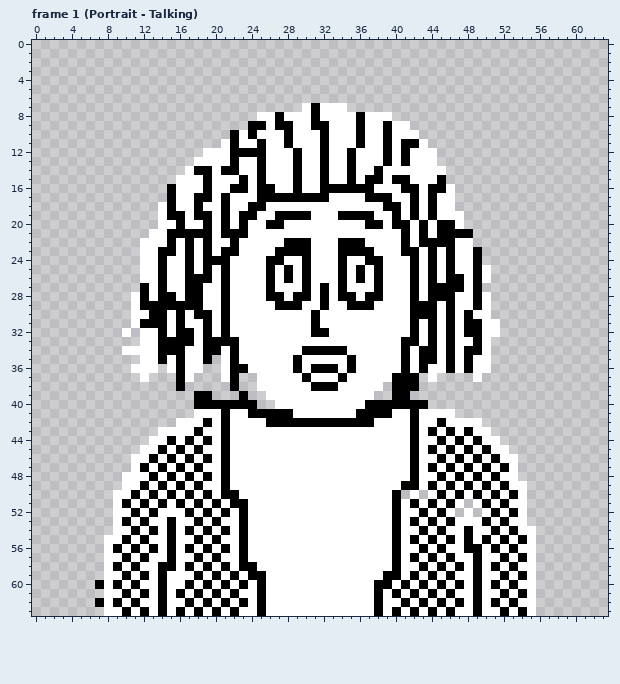
Edited in one commit: pixel-art file (Sprites/Grandma.aseprite). Above, as it was before the edit.
64x64 pixels, 3 frames. Shown: frame 1 (Portrait - Talking). The commit also changed other frames, which this record leaves out.
The same view after the edit:
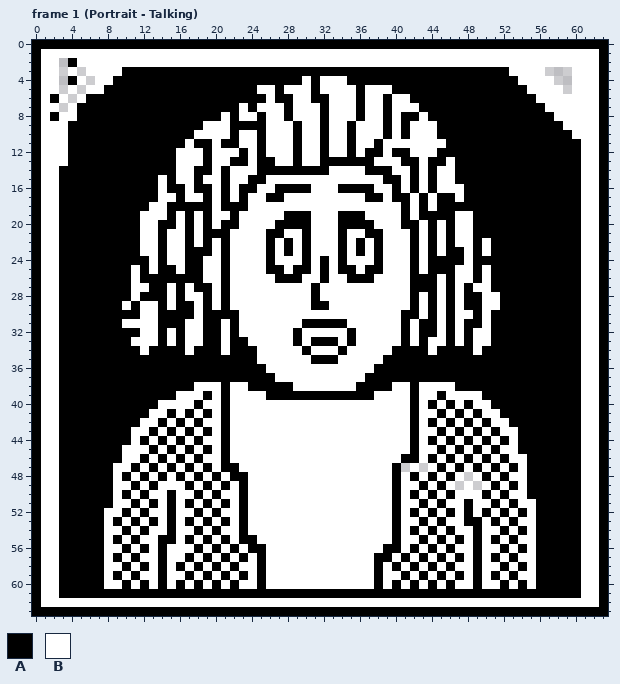
Palette (. is transparent): A #000000  B #ffffff
Changes in this commit:
Changed rows in their new state; - is an unchanged pixel.
Frame 1 (Portrait - Talking), layer "Layer 1":
first column x 0:
 0 AAAAAAAAAAAAAAAAAAAAAAAAAAAAAAAAAAAAAAAAAAAAAAAAAAAAAAAAAAAAAAAA
 1 ABBBBBBBBBBBBBBBBBBBBBBBBBBBBBBBBBBBBBBBBBBBBBBBBBBBBBBBBBBBBBBA
 2 ABB-ABBBBBBBBBBBBBBBBBBBBBBBBBBBBBBBBBBBBBBBBBBBBBBBBBBBBBBBBBBA
 3 ABB-B-BBBBAAAAAAAAAAAAAAAAAAAAAAAAAAAAAAAAAAAAAAAAAAABBBB---BBBA
 4 ABB-AB-BBAAAAAAAAAAAAAAAAAAAAABABBBAAAAAAAAAAAAAAAAAAABBBB--BBBA
 5 ABB-B-BBAAAAAAAAAAAAAAAAABBABBBABBBBABBBAAAAAAAAAAAAAAABBBB-BBBA
 6 ABAB-BAAAAAAAAAAAAAAAAAAAABAABBAABBBABBABBAAAAAAAAAAAAAABBBBBBBA
 7 ABB-BAAAAAAAAAAAAAAAAAABABBBAB-BA--BABBABBBAAAAAAAAAAAAAABBBBBBA
 8 ABABBAAAAAAAAAAAAAAAABABBA-BA--BA------ABAABAAAAAAAAAAAAAABBBBBA
 9 ABBBAAAAAAAAAAAAAAABBBAA---BBA-B---AB----ABBBAAAAAAAAAAAAAABBBBA
10 ABBBAAAAAAAAAAAAAABBBB--BA--BA-----AB----A-BBAAAAAAAAAAAAAAABBBA
11 ABBBAAAAAAAAAAAAABAABA------BA-----AB-AB-BB-BBAAAAAAAAAAAAAAABBA
12 ABBBAAAAAAAAAAAABBBA--B-B------------AABA----AAAAAAAAAAAAAAAABBA
13 ABBBAAAAAAAAAAAABB-A---A--A------AA-AA-B--A-AABAAAAAAAAAAAAAABBA
14 ABBAAAAAAAAAAAAAB-----B---AAA-AA---B-A-A--A-A-BAAAAAAAAAAAAAABBA
15 ABBAAAAAAAAAAABA--AB-A-BA----B--B--B-BBA-BA-ABBAAAAAAAAAAAAAABBA
16 ABBAAAAAAAAAAAB-A-A--AB-ABBAA-A-BB------AB---B-BAAAAAAAAAAAAABBA
17 ABBAAAAAAAAAAABBA-B----A-B--BBBBB------BAABABAABAAAAAAAAAAAAABBA
18 ABBAAAAAAAAAAB--AA-A--AABB-------------BBABABAAAAAAAAAAAAAAAABBA
19 ABBAAAAAAAAABB--BAB--BABB--B---------B--BABA-AA-BAAAAAAAAAAAABBA
20 ABBAAAAAAAAABBAABA----AB--B-AAA---AAA-B-B-ABAB--BAAAAAAAAAAAABBA
21 ABBAAAAAAAAAB-ABB-B-A-BB--AA--A---A--AA--BABAB-BBAAAAAAAAAAAABBA
22 ABBAAAAAAAAA--AB-----AB---A--B-----B--A--BAB-B---ABAAAAAAAAAABBA
23 ABBAAAAAAAAA---B--A---B---AB-B-----B-BA--B-----A--BAAAAAAAAAABBA
24 ABBAAAAAAAAAA-----ABB------B----A----B-------A-A--AAAAAAAAAAABBA
25 ABBAAAAAAAABA--A--AB-------ABA--A--ABA-------A-----AAAAAAAAAABBA
26 ABBAAAAAAAABAA-AA--B------BA-AB-A-BA-AB----A---B---AAAAAAAAAABBA
27 ABBAAAAAAAABBA--AB-A------B---BAB-B---B----A-B-BABBAAAAAAAAAABBA
28 ABBAAAAAAAA--A-BABBA------BB-BBAB-BB-BB------B--A--BAAAAAAAAABBA
29 ABBAAAAAAABABB-B--BA-------BBB-A---BBB-----B----A--BAAAAAAAAABBA
30 ABBAAAAAAAAA-B-A-AB-A-A--------B---------A-B----BA-AAAAAAAAAABBA
31 ABBAAAAAAAB-BB-A----ABA-------A-AAA------ABA-------AAAAAAAAAABBA
32 ABBAAAAAAAAA-----B--ABA------A-BB--A-----ABA-----B-AAAAAAAAAABBA
33 ABBAAAAAAAAB---B-B---B-A-----A-AAA-A------BAB---AB-AAAAAAAAAABBA
34 ABBAAAAAAAAA-A----A----AA------BBB------A-A-BA-A-BAAAAAAAAAAABBA
35 ABBAAAAAAAAAAA-A-AA-AA-AA----B-AAA-B---AA-A--A-A-AAAAAAAAAAAABBA
36 ABBAAAAAAAAAAAAA-AAAAA--AA---B-BBB-B--AAA-A-AA-A-AAAAAAAAAAAABBA
37 ABBAAAAAAAAAAAAA-AAAAA-AAAA---B---B--AAA---AAAAAAAAAAAAAAAAAABBA
38 ABBAAAAAAAAAAAAA-ABBBABBAAAAA--BBB--AAAABB-BBBBAAAAAAAAAAAAAABBA
39 ABBAAAAAAAAAAAAABBB-BABBBBAAAAAAAAAAAABBBBABBABBBBAAAAAAAAAAABBA
40 ABBAAAAAAAAAAABBBB-BB-BBBBB----------BBBBB-BABABABBAAAAAAAAAABBA
41 ABBAAAAAAAAAABBABA-A----BBBBB-------BBBB-----A-ABABBAAAAAAAAABBA
42 ABBAAAAAAAAABBABA-AB------BBBBBBBBBBBB------ABA-A-ABBAAAAAAAABBA
43 ABBAAAAAAAABBA-A-ABA------------------------BABABA-ABBAAAAAAABBA
44 ABBAAAAAAAABA-ABABAB------------------------ABABABA-ABAAAAAAABBA
45 ABBAAAAAAABB-ABABABA------------------------BABABABA-BAAAAAAABBA
46 ABBAAAAAAAB-ABABABAB---------------------A--ABABABABA-BAAAAAABBA
47 ABBAAAAAABBABABABABA--A-----------------A.B.BABABABABABAAAAAABBA
48 ABBAAAAAABA-ABABABABABAA----------------A---ABAB.BABA-BAAAAAABBA
49 ABBAAAAAAB-ABAB-BABA---A----------------ABBABAB.B.BABA-AAAAAABBA
50 ABBAAAAAA-ABAB---BABABBA-----------------BABABAB-BABAB-AAAAAABBA
51 ABBAAAAAA-BABABABABABAB-------------------BABAB-A-BABA-BAAAAABBA
52 ABBAAAAAB-ABAB-A-BABAB--------------------ABABABABABABABAAAAABBA
53 ABBAAAAABABABA---ABABA--------------------BABAB-AABABA-BAAAAABBA
54 ABBAAAAAB-ABAB---BABAB--------------------ABABA-BA-BABA-AAAAABBA
55 ABBAAAAA-ABAB-A--ABABA--A-----------------BABABABABABAB-AAAAABBA
56 ABBAAAAA-BABABAB-BABABABAA-------------A--ABABA-B--BABA-AAAAABBA
57 ABBAAAAA-ABAB-AB-ABABA---A------------AABABABABA---ABAB-AAAAABBA
58 ABBAAAAA-BABA--BABABABABBA------------A---ABABAB---BABA-AAAAABBA
59 ABBAAAAA-ABAB----ABABABAB-------------ABBABABABA---ABAB-AAAAABBA
60 ABBAAAA--BABA---ABABABAB---------------BABABABAB---BABA-AAAAABBA
61 ABBAAAAAAA-A-A-A-A-A-A-AA-AAAAAAAAAAAA-A-A-A-A-AA-AA-A-AAAAAABBA
62 ABBBBBBB-B-B--B--B-B-B-B-B------------B--B-B-B-B-B-B-B--BBBBBBBA
63 AAAAAAAAAA-A-A-A-A-A-A-AA-AAAAAAAAAAAA-A-A-A-A-AA-AA-A-AAAAAAAAA
Pixel boxes of the changes (left, top, right, bottom) in both pictures:
changed: (32, 40, 608, 616)
